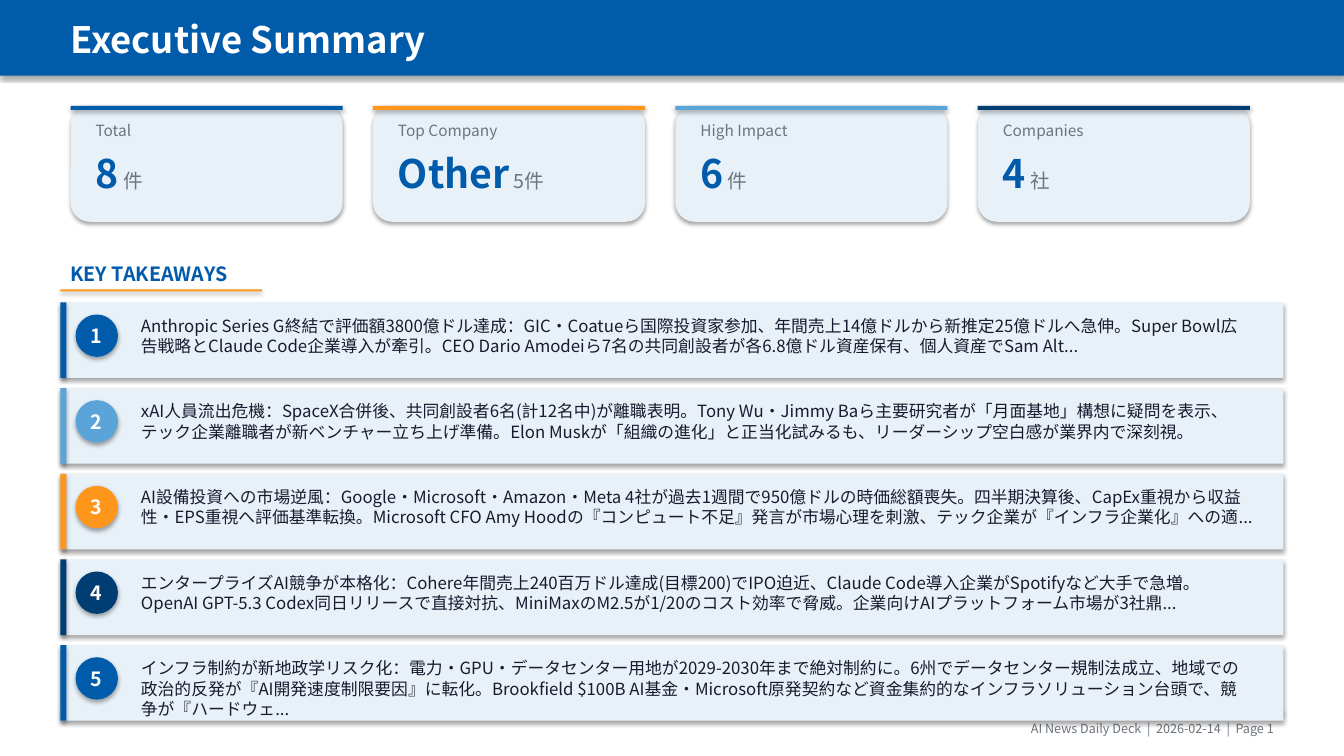
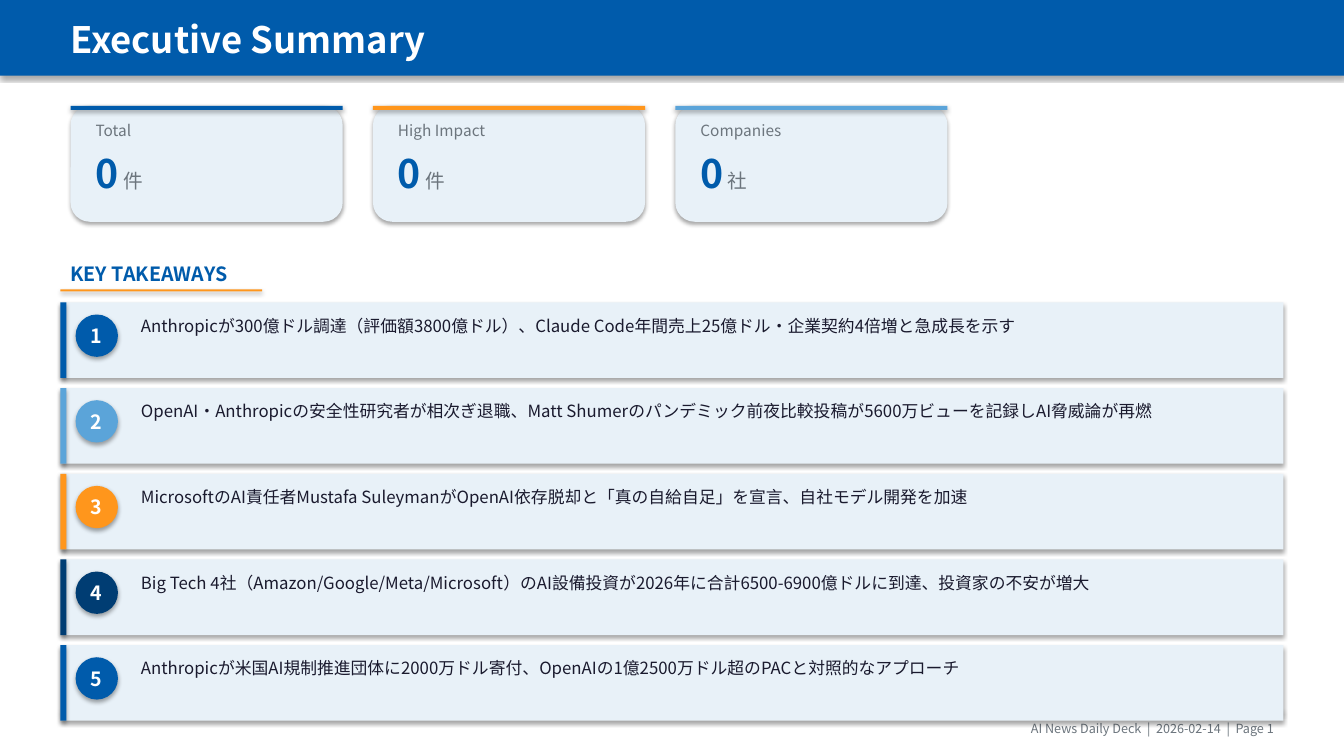
Before and after one commit to chel2311/ai-news-deck-reports, a slide deck: slide 2 of 2026-02-14/report_2026-02-14.pptx. Drawn at 1344x756 pixels with LibreOffice and Linux fonts; fonts in the diff are those of the drawing. Boxes give left, top, right and bottom in pixels: in the first picture for what was removed or moved away, otherwise in the second. Text is boxed around its words. In the diff, an @@ line names an element or a change of style, - is before the commit and + after.

```diff
--- a/2026-02-14/report_2026-02-14.pptx
+++ b/2026-02-14/report_2026-02-14.pptx
@@ text "High Impact": place and size @@
-text "High Impact" at bbox=[700, 124, 787, 140]
+text "High Impact" at bbox=[398, 124, 485, 140]
@@ text "Companies": place and size @@
-text "Companies" at bbox=[1003, 124, 1084, 140]
+text "Companies" at bbox=[700, 124, 781, 140]
@@ rounded rectangle removed at bbox=[978, 106, 1250, 222] @@
@@ rectangle removed at bbox=[978, 106, 1250, 110] @@
@@ text removed at bbox=[398, 124, 497, 140] @@
-Top Company
@@ text at bbox=[96, 158, 143, 190]: text changed @@
-8 件
+0 件
@@ text at bbox=[398, 158, 445, 190]: text changed @@
-Other 5件
+0 件
@@ text at bbox=[700, 158, 748, 190]: text changed @@
-6 件
+0 社
@@ text removed at bbox=[1003, 159, 1050, 190] @@
-4 社
@@ text at bbox=[141, 318, 1015, 336]: text changed @@
-Anthropic Series G終結で評価額3800億ドル達成：GIC・Coatueら国際投資家参加、年間売上14億ドルから新推定25億ドルへ急伸。Super Bowl広告戦略とClaude Code企業導入が牽引。CEO Dario Amodeiら7名の共同創設者が各6.8億ドル資産保有、個人資産でSam Alt...
+Anthropicが300億ドル調達（評価額3800億ドル）、Claude Code年間売上25億ドル・企業契約4倍増と急成長を示す
@@ text at bbox=[141, 403, 1151, 421]: text changed @@
-xAI人員流出危機：SpaceX合併後、共同創設者6名(計12名中)が離職表明。Tony Wu・Jimmy Baら主要研究者が「月面基地」構想に疑問を表示、テック企業離職者が新ベンチャー立ち上げ準備。Elon Muskが「組織の進化」と正当化試みるも、リーダーシップ空白感が業界内で深刻視。
+OpenAI・Anthropicの安全性研究者が相次ぎ退職、Matt Shumerのパンデミック前夜比較投稿が5600万ビューを記録しAI脅威論が再燃
@@ text at bbox=[141, 489, 967, 507]: text changed @@
-AI設備投資への市場逆風：Google・Microsoft・Amazon・Meta 4社が過去1週間で950億ドルの時価総額喪失。四半期決算後、CapEx重視から収益性・EPS重視へ評価基準転換。Microsoft CFO Amy Hoodの『コンピュート不足』発言が市場心理を刺激、テック企業が『インフラ企業化』への適...
+MicrosoftのAI責任者Mustafa SuleymanがOpenAI依存脱却と「真の自給自足」を宣言、自社モデル開発を加速
@@ text at bbox=[141, 575, 1089, 593]: text changed @@
-エンタープライズAI競争が本格化：Cohere年間売上240百万ドル達成(目標200)でIPO迫近、Claude Code導入企業がSpotifyなど大手で急増。OpenAI GPT-5.3 Codex同日リリースで直接対抗、MiniMaxのM2.5が1/20のコスト効率で脅威。企業向けAIプラットフォーム市場が3社鼎...
+Big Tech 4社（Amazon/Google/Meta/Microsoft）のAI設備投資が2026年に合計6500-6900億ドルに到達、投資家の不安が増大
@@ text at bbox=[141, 660, 959, 678]: text changed @@
-インフラ制約が新地政学リスク化：電力・GPU・データセンター用地が2029-2030年まで絶対制約に。6州でデータセンター規制法成立、地域での政治的反発が『AI開発速度制限要因』に転化。Brookfield $100B AI基金・Microsoft原発契約など資金集約的なインフラソリューション台頭で、競争が『ハードウェ...
+Anthropicが米国AI規制推進団体に2000万ドル寄付、OpenAIの1億2500万ドル超のPACと対照的なアプローチ
```
Also in this commit, not shown: 5 other slides changed, 3 slides added, 6 slides removed, 5 other files.
